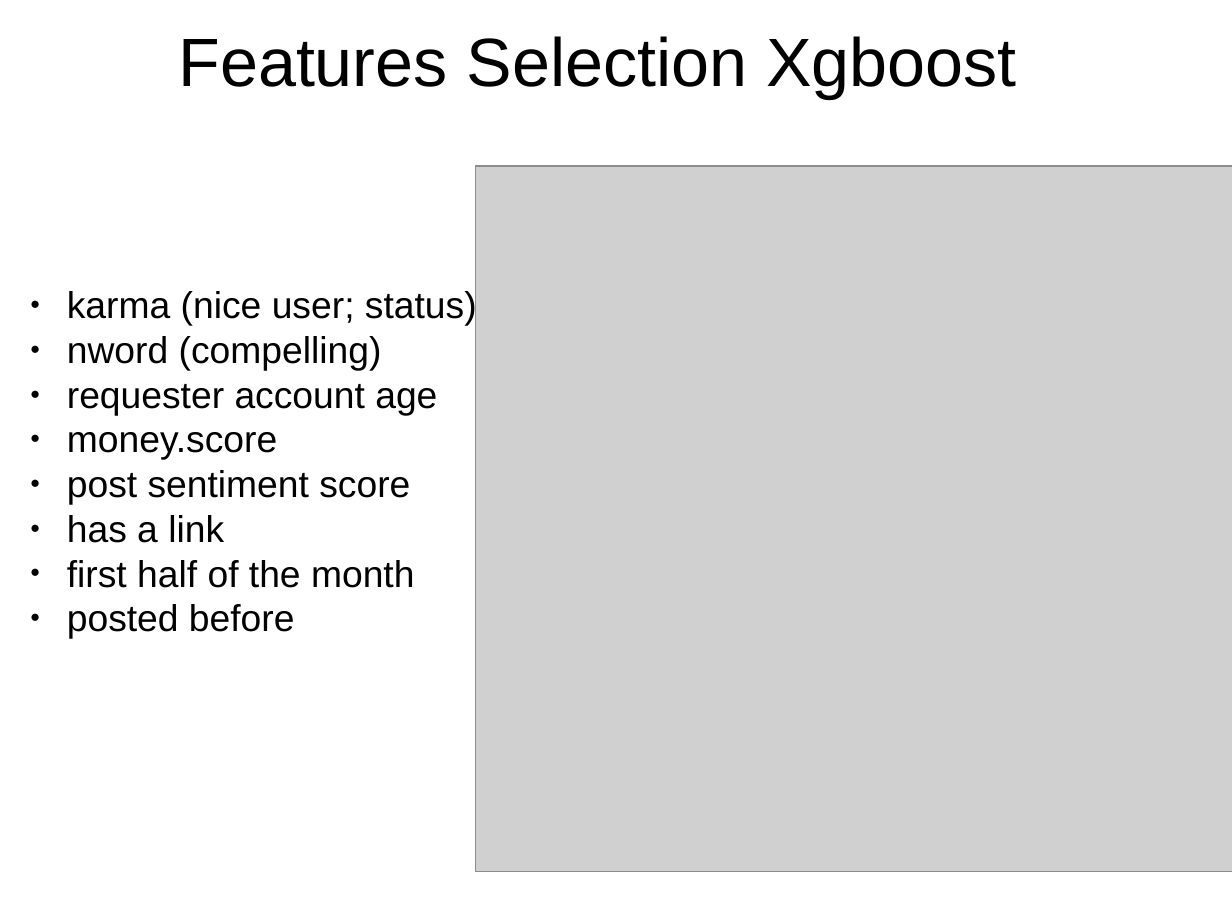
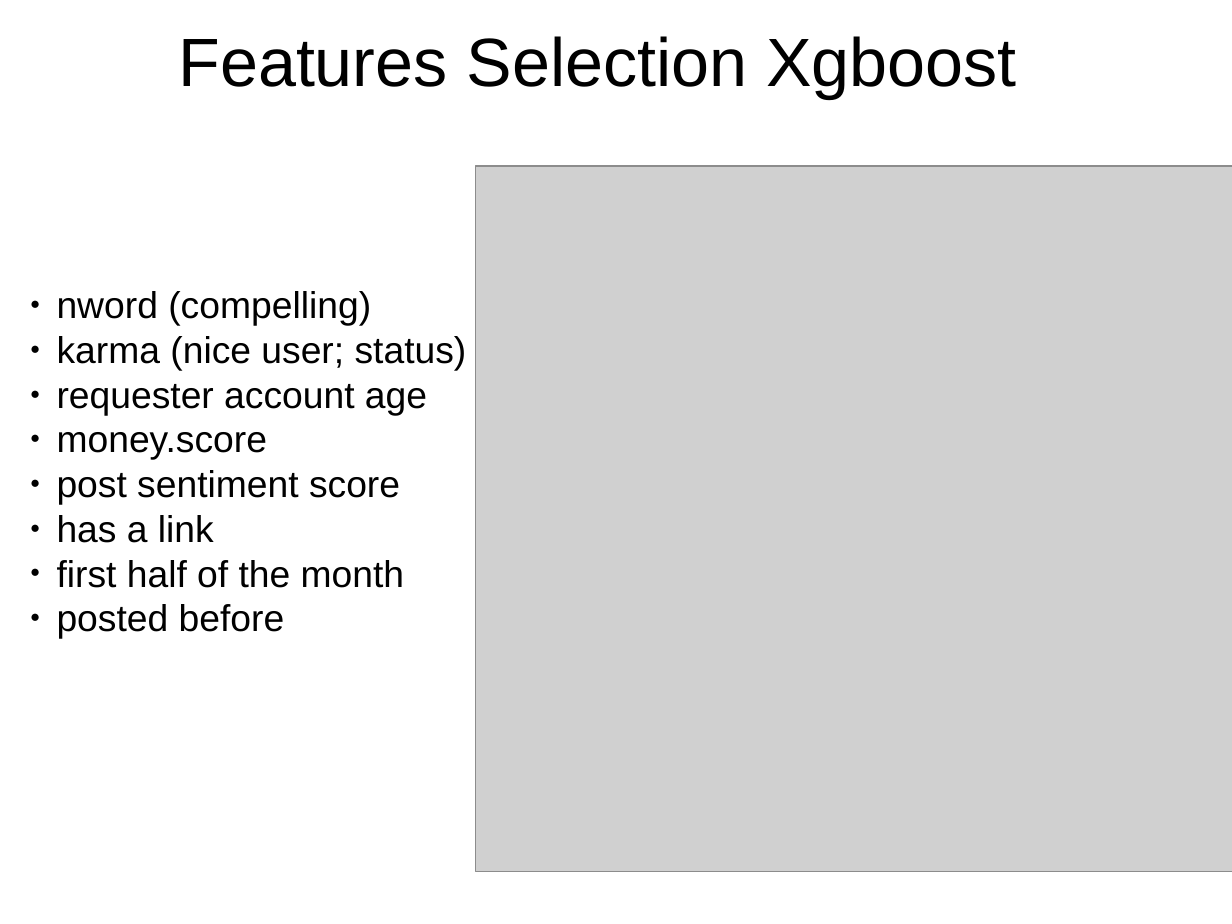
Before and after one commit to leandroohf/raop, a slide deck: slide 8 of doc/pres/pres.odp. Drawn at 1232x924 pixels with LibreOffice and Linux fonts; fonts in the diff are those of the drawing; grey boxes stand for pictures. Boxes give left, top, right and bottom in pixels: in the first picture for what was removed or moved away, otherwise in the second. Text is boxed around its words. In the diff, an @@ line names an element or a change of style, - is before the commit and + after.

Commit message:
doc: Review text
* review english
* review error mistakes

```diff
--- a/doc/pres/pres.odp
+++ b/doc/pres/pres.odp
@@ text at box(57, 291, 371, 326): paragraph added @@
+        ● nword (compelling)
@@ text at box(67, 336, 382, 371): paragraph removed @@
-        ● nword (compelling)
```
Also in this commit, not shown: 2 other slides changed.
